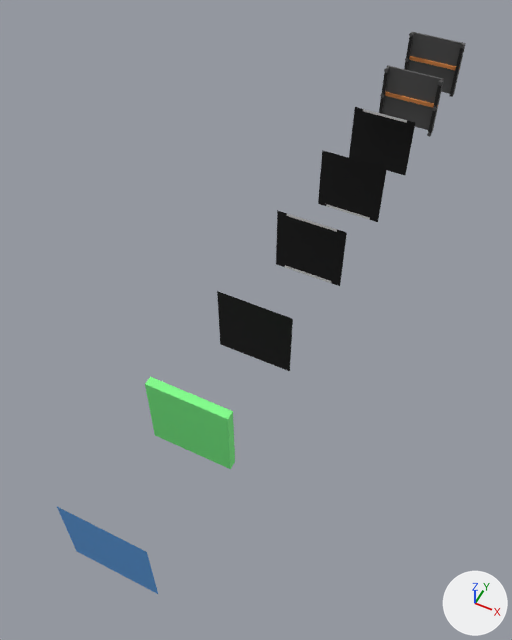
The FBX model Crossy-Road/Assets/Models/DesignTileGüncel.fbx as it was, and as the next commit left it.
Rendered twice from a camera (50 mm lens) standing at (2.58, -5.12, 6.64) and looking at (-0.42, 0.88, -0.86). Arrows for +X, +Y and +Z are at lower right; the lights stay in place. Where no turn or scale is listed for an object, it has been applied to the vertices. Vertices at the same position are counted once.
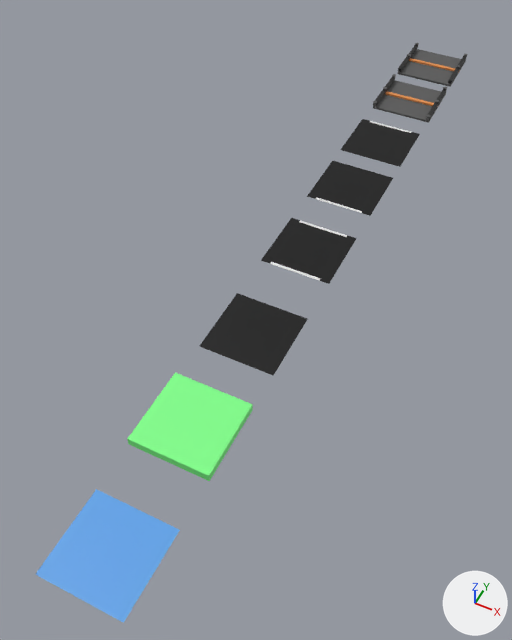
Commit message: tile updated

Where the newer file only moved an object's origin or applied its transform, the numbers keep the older frame.

Changed parts and their boxes (x1, y1, x2, y2) in the pictures (512 x 640 px):
'Plane.008', reshaped (42% wider, 53% taller): before (57, 507, 158, 594); after (36, 489, 180, 623)
'Plane', mesh turned: before (145, 377, 235, 469); after (127, 373, 253, 481)
'Plane.001', mesh rescaled (42% wider): before (217, 291, 293, 371); after (200, 293, 308, 376)
'Plane.002', mesh rescaled (35% wider, 13% shorter): before (276, 210, 347, 286); after (261, 218, 357, 284)
'Plane.003', mesh rescaled (24% wider, 23% shorter): before (318, 150, 387, 222); after (307, 161, 393, 216)
'Plane.009', mesh rescaled (19% wider, 29% shorter): before (349, 107, 415, 175); after (341, 119, 420, 167)
'Circle.005', mesh turned: before (379, 65, 444, 137); after (373, 74, 447, 123)
'Plane.007', mesh turned: before (404, 32, 466, 97); after (397, 43, 468, 87)

The edits, one by one:
me_plane_024 has 12 vertices, 6 faces and spans x -0.5..0.5, y 0.0, z -0.5..0.5.
me_plane_024 is used by ob_plane_009; location (0.0, 4.54, 0.0).
me_plane_024 part 3: the whole mesh is scaled about its middle by (1, -6.62e+06, 0).
me_plane_010 has 248 vertices, 213 faces and spans x -0.508..0.509, y -0.076..0.061, z -0.5..0.536.
me_plane_010 is used by ob_plane_007; location (0.0, 7.35, -0.03).
me_plane_010 part 2: the whole mesh is turned -90 degrees about the x axis through the mesh origin.
me_plane_006 has 12 vertices, 5 faces and spans x -0.5..0.5, y 0.0, z -0.5..0.5.
me_plane_006 is used by ob_plane_001; location (0.0, 0.0, 0.0).
me_plane_006 part 4: the whole mesh is scaled about its middle by (1, -6.62e+06, 0).
me_plane_020 has 16 vertices, 9 faces and spans x -0.5..0.5, y 0.0, z -0.5..0.5.
me_plane_020 is used by ob_plane_002; location (0.0, 1.69, 0.0).
me_plane_020 part 1: the whole mesh is scaled about its middle by (1, -6.62e+06, 0).
me_circle_005 has 464 vertices, 402 faces and spans x -0.508..0.509, y -0.103..0.035, z -0.549..0.516.
me_circle_005 is used by ob_circle_005; location (0.0, 6.06, -0.05).
me_circle_005 part 6: the whole mesh is turned -90 degrees about the x axis through the mesh origin.
me_plane_014 has 4 vertices, 1 face and spans x -0.5..0.5, y 0.0, z -0.5..0.5.
me_plane_014 is used by ob_plane_008; location (0.0, -3.14, 0.0).
Part 7, on me_plane_014:
Vertex 0 of me_plane_014 moves from (-0.5, 0.0, -0.5) at pixel (76, 551) to (-0.5, -0.5, 0.0) at pixel (35, 574).
Vertex 1 of me_plane_014 moves from (0.5, 0.0, -0.5) at pixel (158, 594) to (0.5, -0.5, 0.0) at pixel (123, 622).
Vertex 2 of me_plane_014 moves from (-0.5, 0.0, 0.5) at pixel (56, 506) to (-0.5, 0.5, 0.0) at pixel (96, 489).
Vertex 3 of me_plane_014 moves from (0.5, 0.0, 0.5) at pixel (146, 552) to (0.5, 0.5, 0.0) at pixel (179, 529).
me_plane_022 has 12 vertices, 6 faces and spans x -0.5..0.5, y 0.0, z -0.5..0.5.
me_plane_022 is used by ob_plane_003; location (0.0, 3.23, 0.0).
me_plane_022 part 5: the whole mesh is scaled about its middle by (1, -6.62e+06, 0).
me_plane_005 has 8 vertices, 6 faces and spans x -0.5..0.5, y -0.056..0.056, z -0.5..0.5.
me_plane_005 is used by ob_plane; location (0.0, -1.54, 0.06).
me_plane_005 part 8: the whole mesh is turned -90 degrees about the x axis through its middle.
